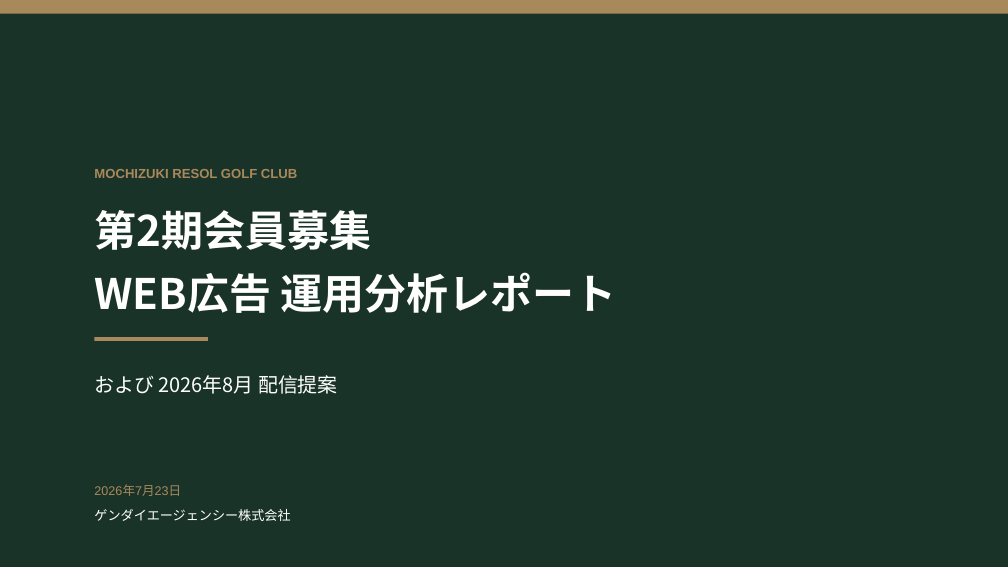
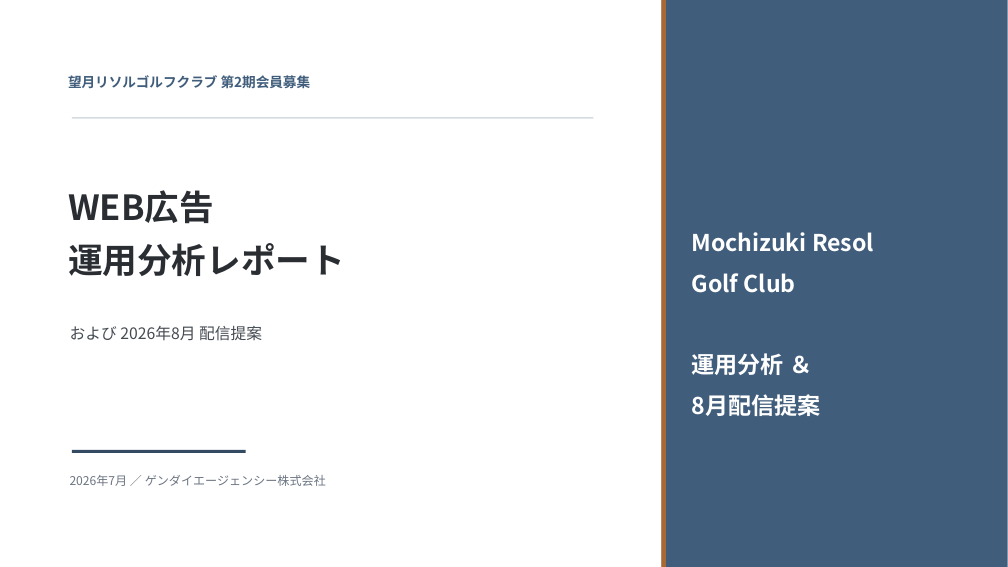
Before and after one commit to sotasato0609/mochizuki-rc, a slide deck: slide 1 of output/望月リソルGC_運用分析レポート＆2026年8月配信提案.pptx. Drawn at 1008x567 pixels with LibreOffice and Linux fonts; fonts in the diff are those of the drawing. Boxes give left, top, right and bottom in pixels: in the first picture for what was removed or moved away, otherwise in the second. Text is boxed around its words. In the diff, an @@ line names an element or a change of style, - is before the commit and + after.

Commit message:
style(pptx): デザインフォーマットを「買取シミュレーター」資料に準拠させる
参考資料 営業本部共有_買取シミュレーター_2026-07.pptx から design token を
実測抽出し、スキルに登録したうえで資料を全面的に作り直した。

## 抽出・適用したトークン

- フォント: Meiryo 単一（游ゴシックから変更）。run単位で指定
- 配色: primary 405D7B / accent A96933 / gray 6C7582 / surface F2F4F7 ほか
  （深緑＋ゴールドのパレットから全面差し替え）
- 図形: すべて直角の RECTANGLE（角丸を撤廃。参照資料の角丸figure数は0）
- グリッド: 左マージン0.62 / コンテンツ幅12.10 / 本文開始 y=1.90
- ヘッダ: 縦バー+キッカー → タイトル27pt → 短バー+全幅ヘアライン
- フッタ: ページ番号のみ（罫線・社名を撤去）
- カード: surface面 + 上辺0.05inのアクセントバー
- 表: ヘッダprimary/白 → 行はbg/surface_altの交互
- 文字サイズ: 最大33pt（表紙）・タイトル27pt。48pt級の巨大数値を撤廃

## 検証

はみ出し0／ページ番号帯への食い込み0（スライド22を修正）／
同一レイアウト3連続0／数値126種すべてソース文書に存在／
原価・粗利・マージン・個人情報の混入0

```diff
--- a/output/望月リソルGC_運用分析レポート＆2026年8月配信提案.pptx
+++ b/output/望月リソルGC_運用分析レポート＆2026年8月配信提案.pptx
@@ rectangle removed at [0,0,1008,14] @@
@@ rectangle: place and size @@
-rectangle at [0,0,1008,567]
+rectangle at [662,0,1008,567]
@@ rectangle at [662,0,1008,567]: fill #1A3328 to #405D7B @@
@@ rectangle added at [662,0,666,567], fill #A96933 @@
@@ text added at [68,75,311,88], 13 pt, text #405D7B, bold @@
+望月リソルゴルフクラブ 第2期会員募集
@@ rectangle added at [72,117,594,119], fill #D6DBE1 @@
@@ text at [68,190,345,276]: text changed; size 40 to 33 pt; text colour #FFFFFF to #2A2E33 @@
-第2期会員募集
-WEB広告 運用分析レポート
+WEB広告
+運用分析レポート
@@ text at [692,232,874,416]: text changed; size 12.5 to 22 pt; font Arial to Noto Sans CJK JP; text colour #A8895C to #FFFFFF @@
-MOCHIZUKI RESOL GOLF CLUB
+Mochizuki Resol
+Golf Club
+運用分析 ＆
+8月配信提案
@@ text "および 2026年8月 配信提案": place and size @@
-text "および 2026年8月 配信提案" at [94,375,338,394]
+text "および 2026年8月 配信提案" at [70,326,262,340]
@@ text "および 2026年8月 配信提案" at [70,326,262,340]: size 19 to 15 pt, text colour #FFFFFF to #454B52; line spacing 1.45 to 1.35; less space between paragraphs @@
@@ rectangle removed at [95,337,208,341] @@
@@ text at [70,475,326,486]: text changed; size 12.5 to 11.5 pt; text colour #FFFFFF to #6C7582 @@
-ゲンダイエージェンシー株式会社
+2026年7月 ／ ゲンダイエージェンシー株式会社
@@ rectangle added at [72,450,246,453], fill #334A62 @@
@@ text removed at [94,485,181,496] @@
-2026年7月23日
```
Also in this commit, not shown: 26 other slides changed, 2 other files.
